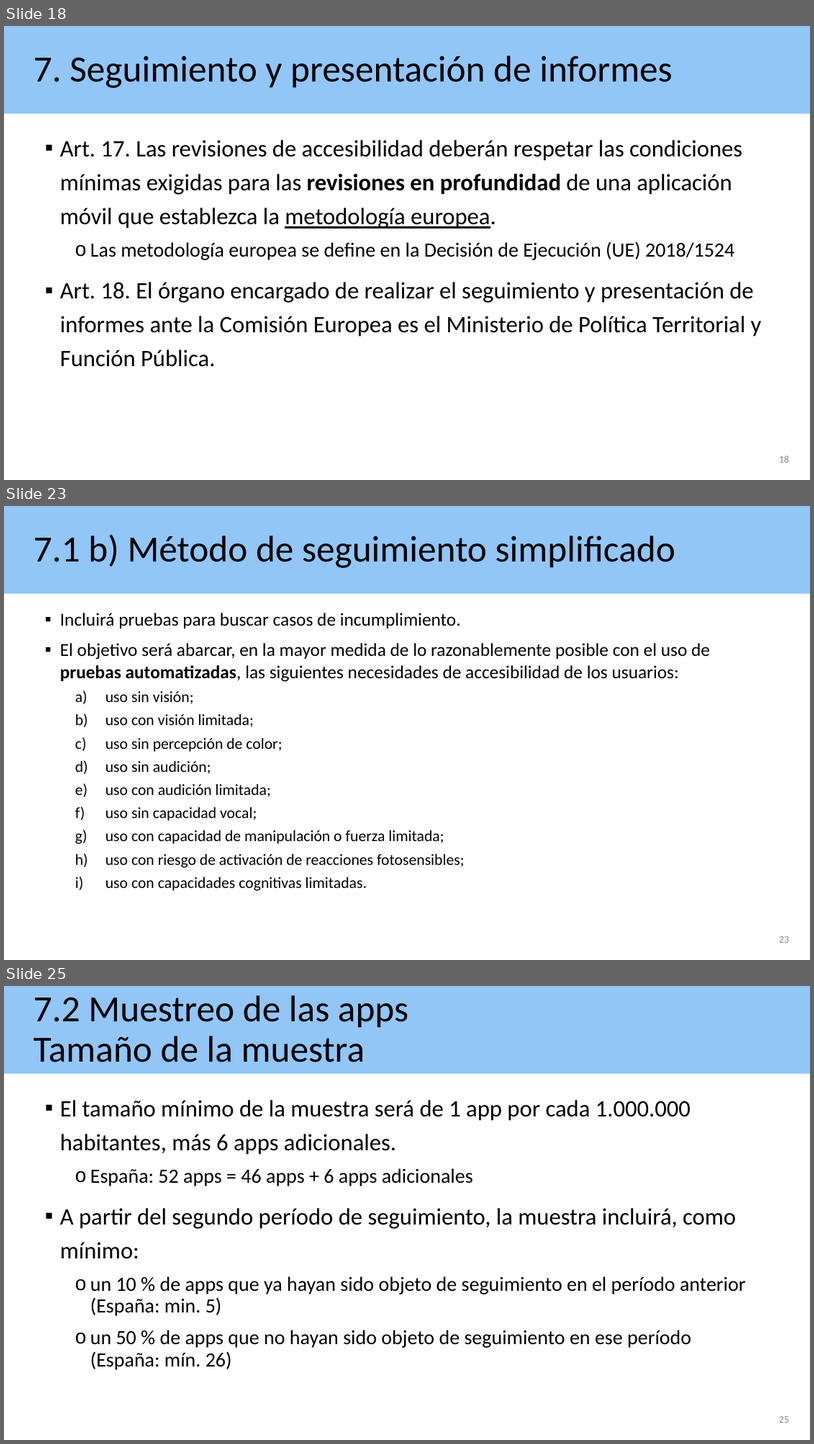
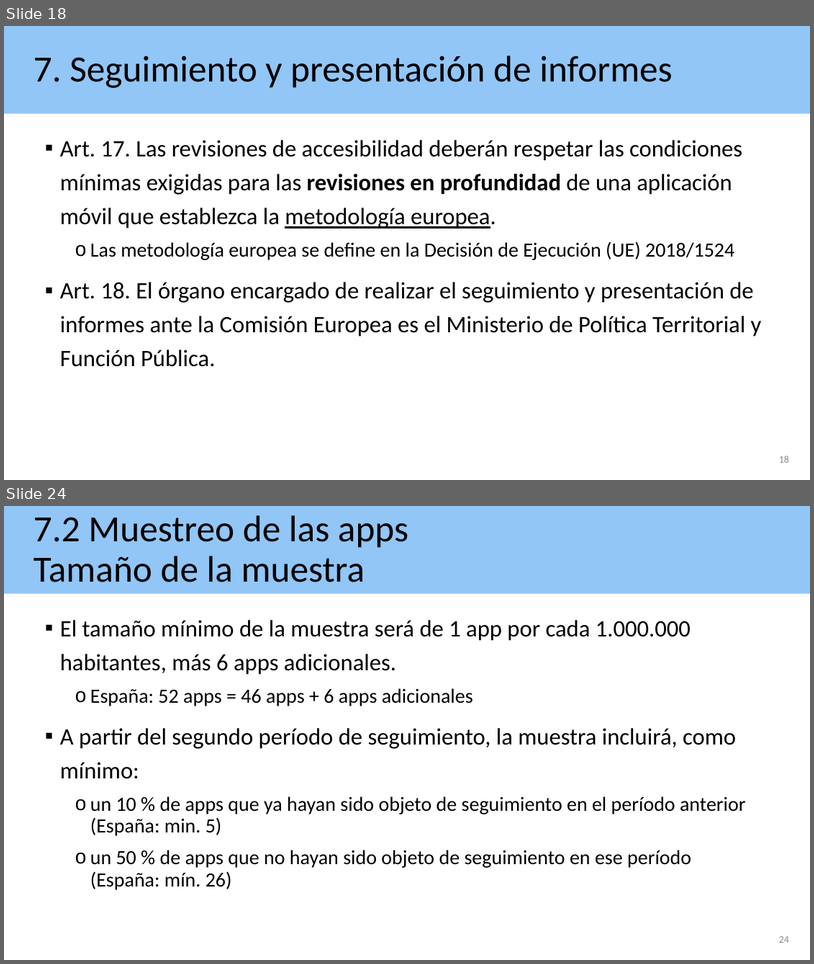
Before and after one commit to josehilera/accesibilidad, a slide deck: apps/Accesibilidad apps aplicando RD 1112 2018.pptx. Shown one above the other, each under a label of ours: slides 18, 23 and 25 before the commit, slides 18 and 24 after it; the slides between them are not shown. The pictures are 814x1444 and 814x964 pixels, drawn with LibreOffice and Linux fonts; fonts in the diff are those of the drawing. Boxes give left, top, right and bottom in pixels: in the first picture for what was removed or moved away, otherwise in the second. Text is boxed around its words. In the diff, an @@ line names an element or a change of style, - is before the commit and + after.

Commit message:
Ejemplo de evaluación de accesibilidad de app

```diff
--- a/apps/Accesibilidad apps aplicando RD 1112 2018.pptx
+++ b/apps/Accesibilidad apps aplicando RD 1112 2018.pptx
@@ slide 23 removed at [4,506,810,960], background #FFFFFF @@
@@ title removed at [4,506,810,594] @@
-7.1 b) Método de seguimiento simplificado
@@ text removed at [60,613,710,890] @@
-▪ Incluirá pruebas para buscar casos de incumplimiento.
-▪ El objetivo será abarcar, en la mayor medida de lo razonablemente posible con el uso de pruebas automatizadas, las siguientes necesidades de accesibilidad de los usuarios:
-  a) uso sin visión;
-  b) uso con visión limitada;
-  c) uso sin percepción de color;
-  d) uso sin audición;
-  e) uso con audición limitada;
-  f) uso sin capacidad vocal;
-  g) uso con capacidad de manipulación o fuerza limitada;
-  h) uso con riesgo de activación de reacciones fotosensibles;
-  i) uso con capacidades cognitivas limitadas.
@@ page number removed at [779,936,790,942] @@
-23
@@ what was slide 25 is now slide 24 @@
@@ page number at [779,936,790,942]: text changed @@
-25
+24
```
Also in this commit, not shown: 10 slides changed, 4 other files.
